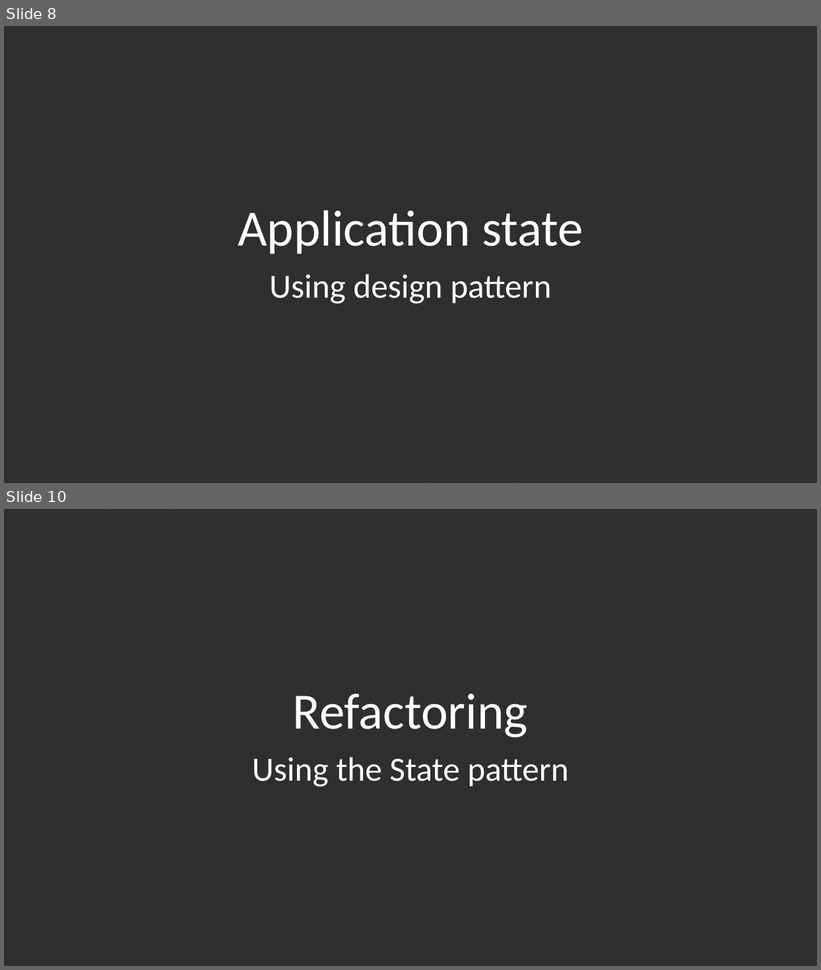
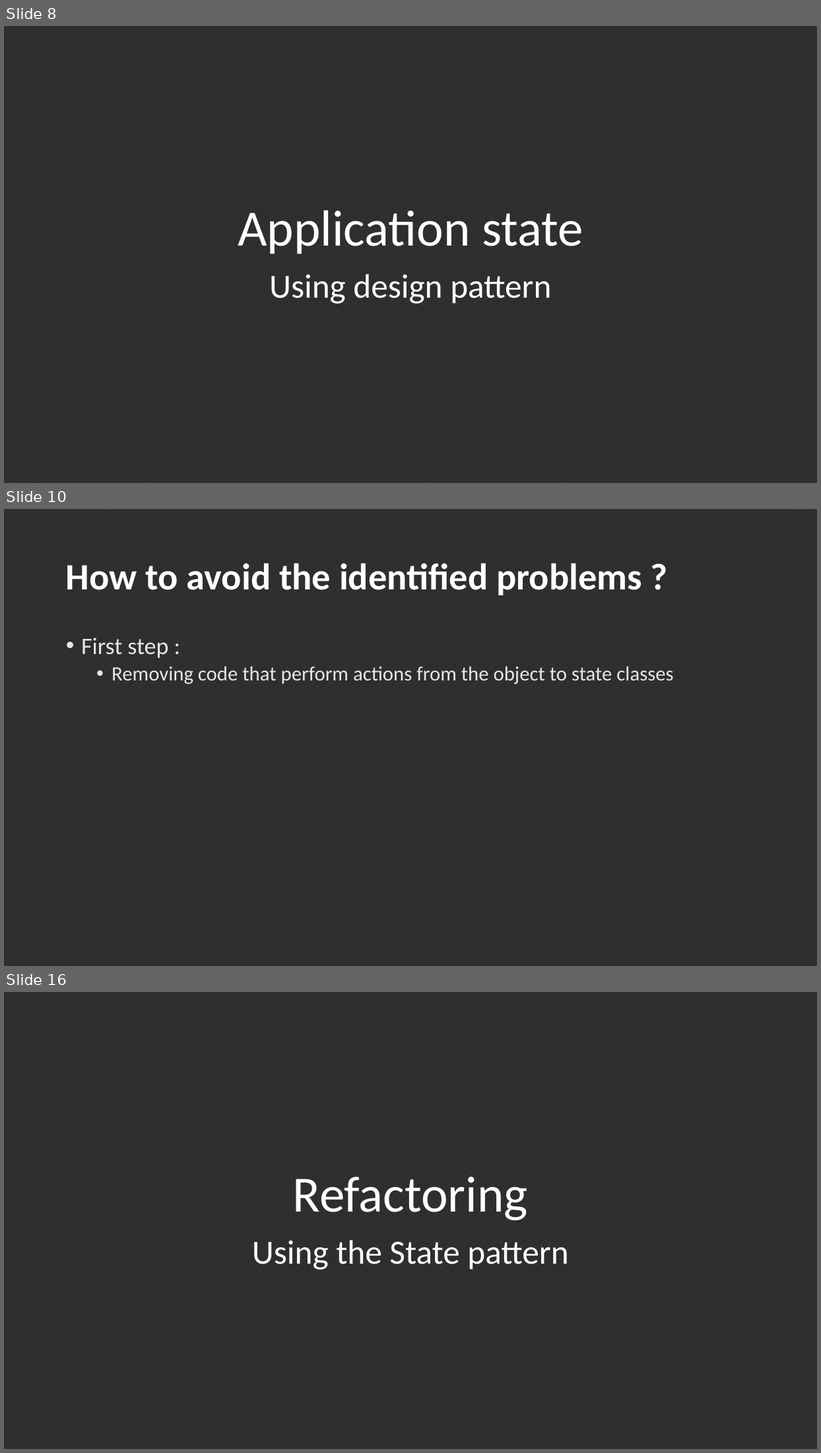
Before and after one commit to ahorguelin/thanks_microsoft, a slide deck: Design Patterns.pptx. Shown one above the other, each under a label of ours: slides 8 and 10 before the commit, slides 8, 10 and 16 after it; the slides between them are not shown. The pictures are 821x970 and 821x1453 pixels, drawn with LibreOffice and Linux fonts; fonts in the diff are those of the drawing. Boxes give left, top, right and bottom in pixels: in the first picture for what was removed or moved away, otherwise in the second. Text is boxed around its words. In the diff, an @@ line names an element or a change of style, - is before the commit and + after.

```diff
--- a/Design Patterns.pptx
+++ b/Design Patterns.pptx
@@ slide 10 added at bbox=[4, 509, 817, 966], background pattern #404040 on #2E2E2E @@
@@ title added at bbox=[66, 563, 642, 595], 44 pt, text #FFFFFF, bold @@
+How to avoid the identified problems ?
@@ text added at bbox=[81, 638, 673, 685], 24 pt, text #E6E6E6 @@
+• First step :
+  • Removing code that perform actions from the object to state classes
@@ what was slide 10 is now slide 16 @@
```
Also in this commit, not shown: 6 other slides added, 1 slide removed.
